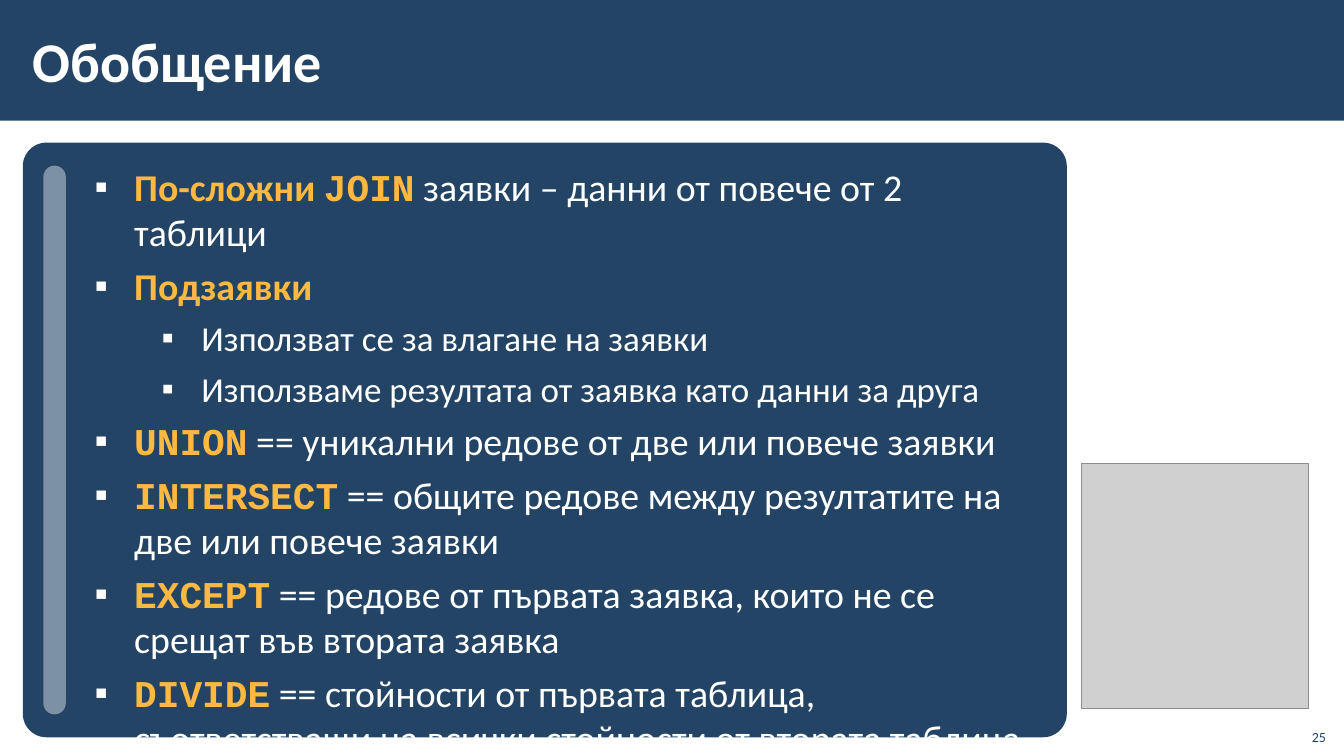
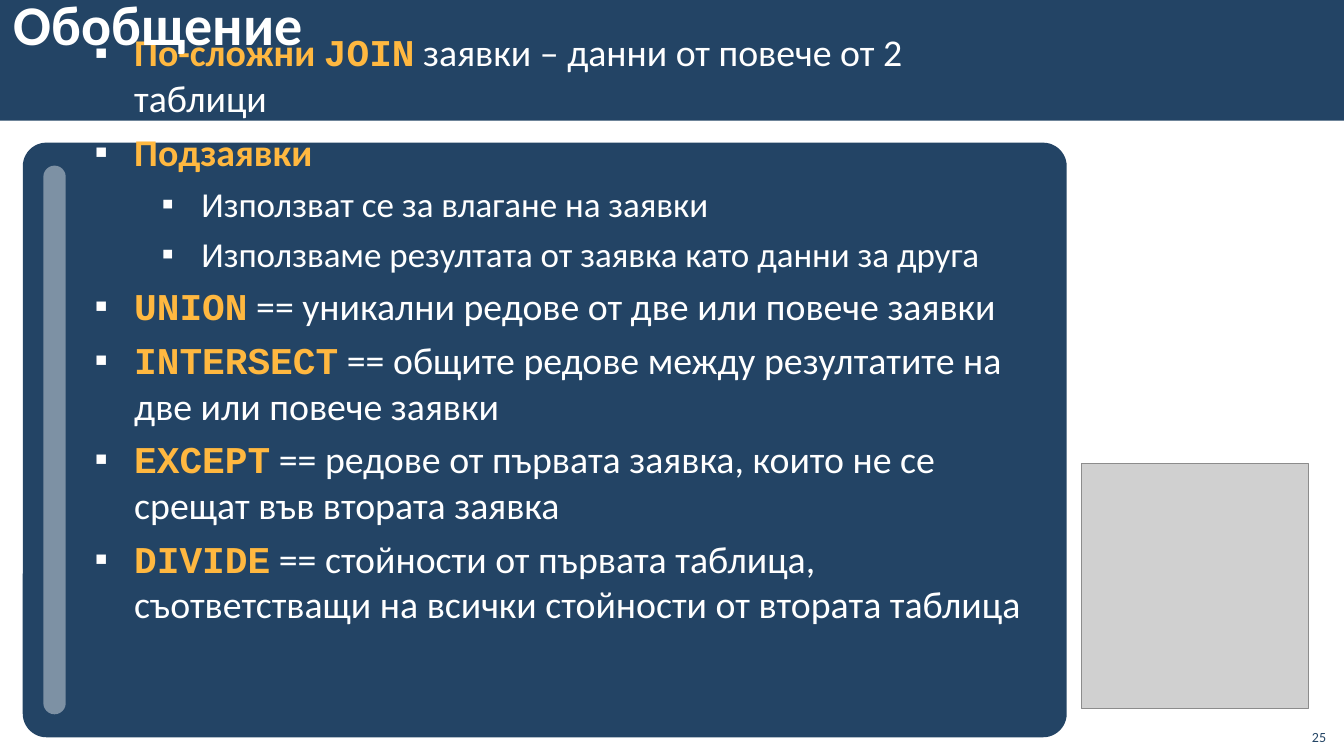
Before and after one commit to Ghostdog02/MSSQL, a slide deck: slide 25 of Theory/10-Complex-Joins-and-Subqueries/10-Complex-Joins-and-Subqueries.pptx. Drawn at 1344x756 pixels with LibreOffice and Linux fonts; fonts in the diff are those of the drawing; grey boxes stand for pictures; background and template pictures are left out. Boxes give left, top, right and bottom in pixels: in the first picture for what was removed or moved away, otherwise in the second. Text is boxed around its words. In the diff, an @@ line names an element or a change of style, - is before the commit and + after.

```diff
--- a/Theory/10-Complex-Joins-and-Subqueries/10-Complex-Joins-and-Subqueries.pptx
+++ b/Theory/10-Complex-Joins-and-Subqueries/10-Complex-Joins-and-Subqueries.pptx
@@ title "Обобщение" rewrapped from <box>33,43,322,91</box> to <box>14,6,303,59</box> @@
@@ text "По-сложни JOIN заявки – данни ..." rewrapped from <box>134,175,1020,738</box> to <box>134,35,1020,625</box> @@
```
Also in this commit, not shown: 17 other slides changed, 8 other files.
